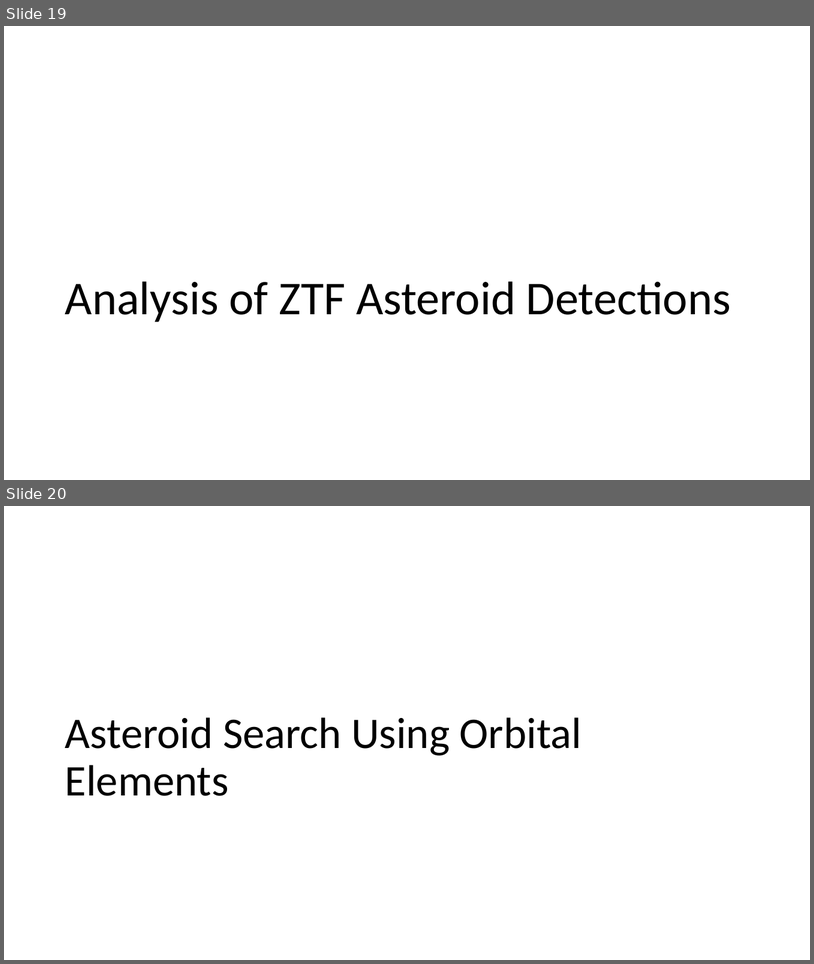
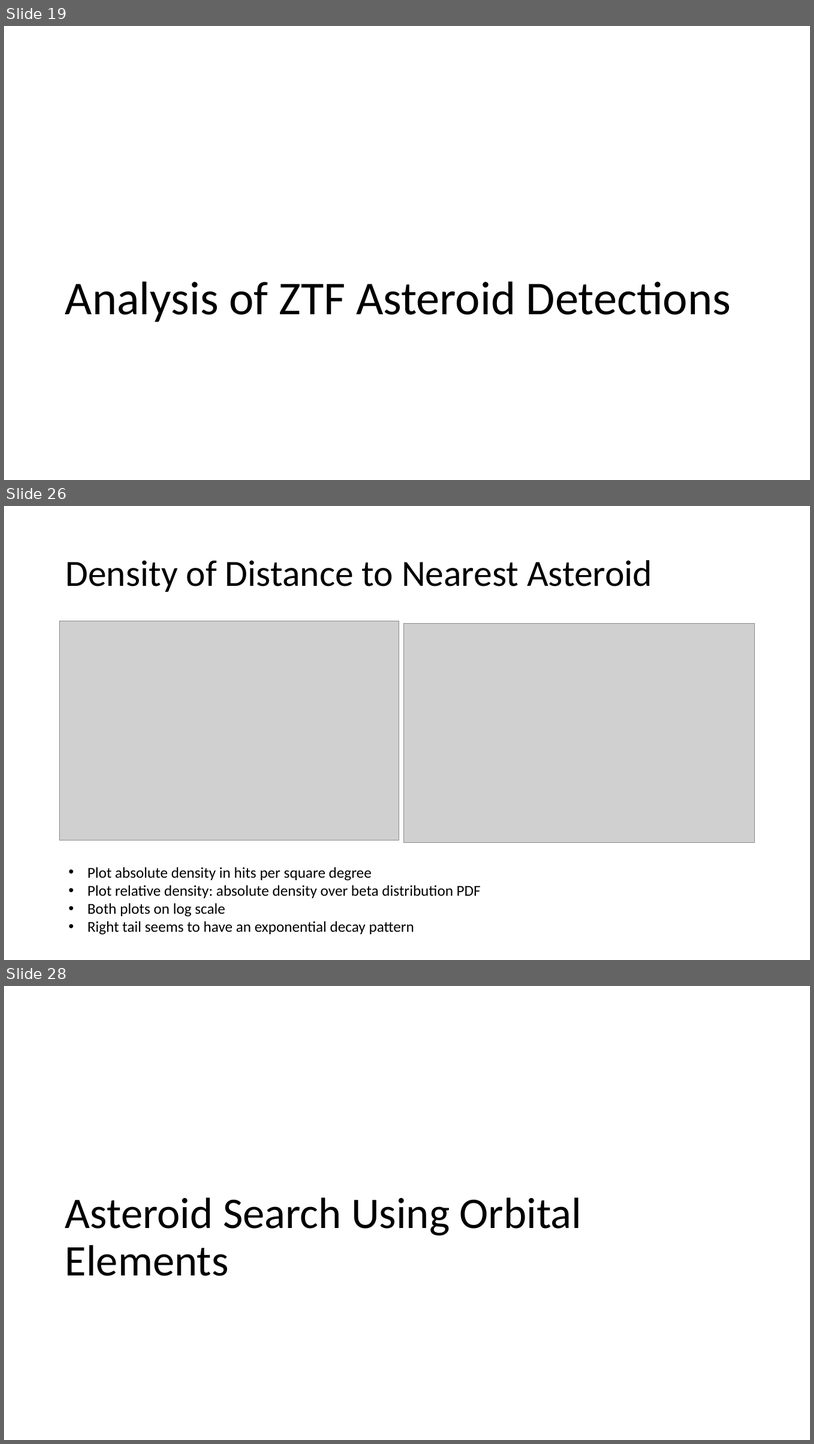
Before and after one commit to memanuel/kepler-sieve, a slide deck: thesis/kepler-sieve-slides.pptx. Shown one above the other, each under a label of ours: slides 19 and 20 before the commit, slides 19, 26 and 28 after it; the slides between them are not shown. The pictures are 814x964 and 814x1444 pixels, drawn with LibreOffice and Linux fonts; fonts in the diff are those of the drawing; grey boxes stand for pictures. Boxes give left, top, right and bottom in pixels: in the first picture for what was removed or moved away, otherwise in the second. Text is boxed around its words. In the diff, an @@ line names an element or a change of style, - is before the commit and + after.

```diff
--- a/thesis/kepler-sieve-slides.pptx
+++ b/thesis/kepler-sieve-slides.pptx
@@ slide 26 added at [4, 506, 810, 960], background #FFFFFF @@
@@ title added at [65, 560, 653, 592], 44 pt, text #000000 @@
+Density of Distance to Nearest Asteroid
@@ picture added at [60, 621, 399, 840] @@
@@ picture added at [404, 624, 755, 843] @@
@@ text added at [87, 867, 481, 934], 18 pt, text #000000 @@
+• Plot absolute density in hits per square degree
+• Plot relative density: absolute density over beta distribution PDF
+• Both plots on log scale
+• Right tail seems to have an exponential decay pattern
@@ what was slide 20 is now slide 28 @@
```
Also in this commit, not shown: 7 other slides added.
